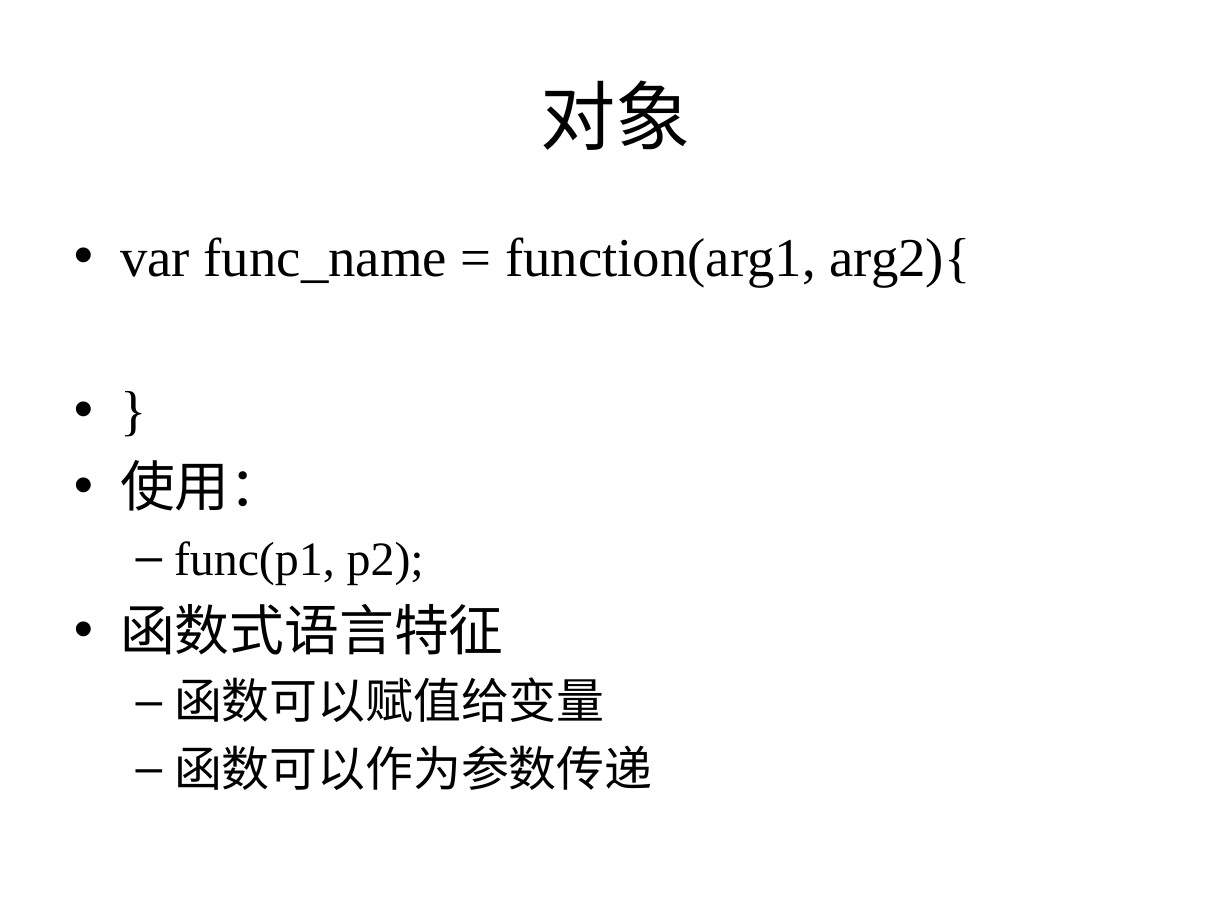
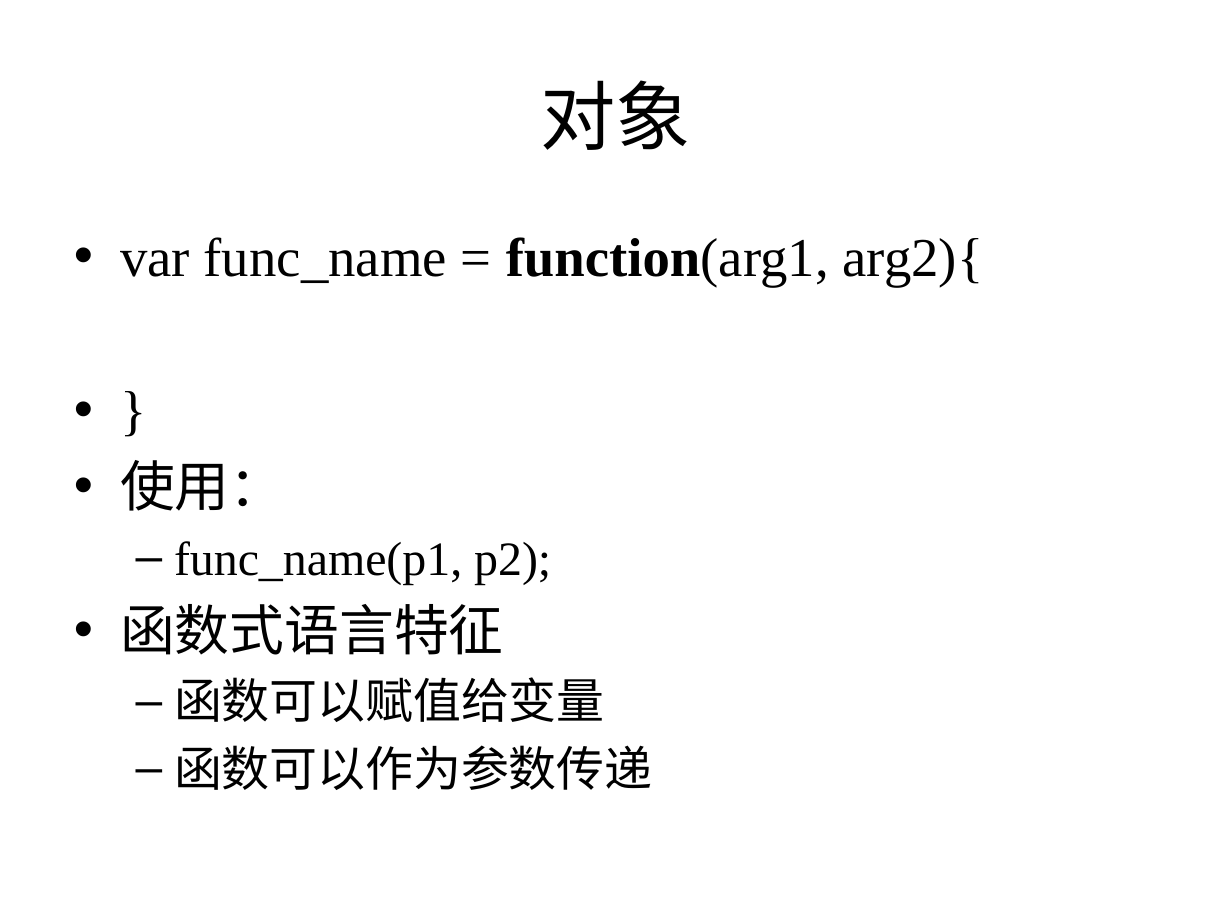
Before and after one commit to zhutao2015/JavaCourse, a slide deck: slide 7 of lesson14/Javascript and jQuery.pptx. Drawn at 1232x924 pixels with LibreOffice and Linux fonts; fonts in the diff are those of the drawing. Boxes give left, top, right and bottom in pixels: in the first picture for what was removed or moved away, otherwise in the second. Text is boxed around its words. In the diff, an @@ line names an element or a change of style, - is before the commit and + after.

```diff
--- a/lesson14/Javascript and jQuery.pptx
+++ b/lesson14/Javascript and jQuery.pptx
@@ text at [120, 237, 984, 287]: bold on in "function(arg1," @@
@@ text at [174, 541, 551, 584]: text changed @@
-  – func(p1, p2);
+  – func_name(p1, p2);
```
Also in this commit, not shown: 4 other slides changed, 2 other files.
